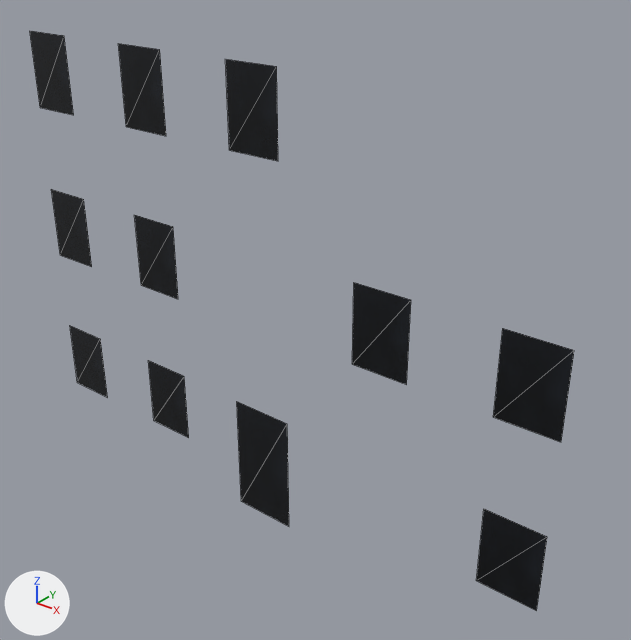
The OBJ model resources/blender/zombie_street/Street_BlockR3_Glass.obj as it was, and as the next commit left it.
Camera for both pictures: a 50 mm camera at (9.52, -10.51, 10.45) aimed at (0.81, 0.38, 3.7). Arrows for +X, +Y and +Z are at lower left; the lights stay in place. The older version comes first. Mesh edges are drawn as thin lines. Where no turn or scale is listed for an object, it has been applied to the vertices.

Objects in the first picture: 'Street_BlockR3_Glass'.
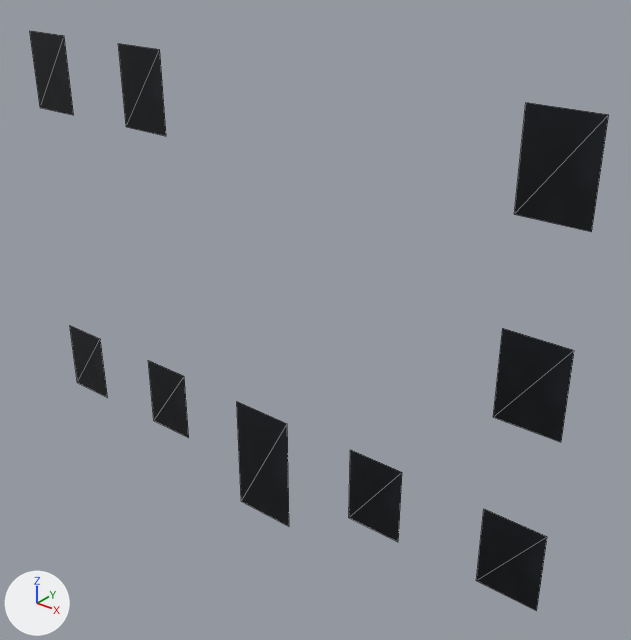
The change, as a diff of the scene's bpy script:
```diff
--- a/resources/blender/zombie_street/Street_BlockR3_Glass.obj.py
+++ b/resources/blender/zombie_street/Street_BlockR3_Glass.obj.py
@@ me_street_blockr3_glass @@
 # used by ob_street_blockr3_glass; location = (0.0, 0.0, 0.0)
-me_street_blockr3_glass.from_pydata(...)  # 44 vertices, 22 faces; spans x -5.74..5.74, y -0.23..-0.22, z -0.58..8.12
+me_street_blockr3_glass.from_pydata(...)  # 36 vertices, 18 faces; spans x -5.74..5.74, y -0.23..-0.22, z -0.58..8.12
+# me_street_blockr3_glass part 1: the loose piece of 4 vertices spanning x 2.07..3.13, y -0.22, z 3.5..4.97 is moved by (0.0, 0.0, -3.15)
+# me_street_blockr3_glass part 2: the loose piece of 4 vertices spanning x -0.54..0.54, y -0.22, z 6.65..8.12 is moved by (5.2, 0.0, 0.0)
+# me_street_blockr3_glass part 3: the loose piece of 4 vertices spanning x -5.74..-4.66, y -0.22, z 3.5..4.97 is deleted
+# me_street_blockr3_glass part 4: the loose piece of 4 vertices spanning x -3.13..-2.07, y -0.22, z 3.5..4.97 is deleted
 me_street_blockr3_glass.materials.append(mat_windowglass)
```

Boxes (x1, y1, x2, y2) around the edits, measured in the pictures (631 x 640 px; the box of a moved part takes in the faces that stretch with it):
'Street_BlockR3_Glass', reshaped (6% wider): before (30, 31, 574, 611); after (30, 31, 609, 611)
part 1 of me_street_blockr3_glass, moved or reshaped: before (352, 283, 411, 385); after (349, 450, 402, 542)
part 2 of me_street_blockr3_glass, moved or reshaped: before (226, 59, 278, 161); after (514, 103, 609, 232)
part 3 of me_street_blockr3_glass, deleted: before (51, 189, 92, 267)
part 4 of me_street_blockr3_glass, deleted: before (134, 215, 178, 299)
